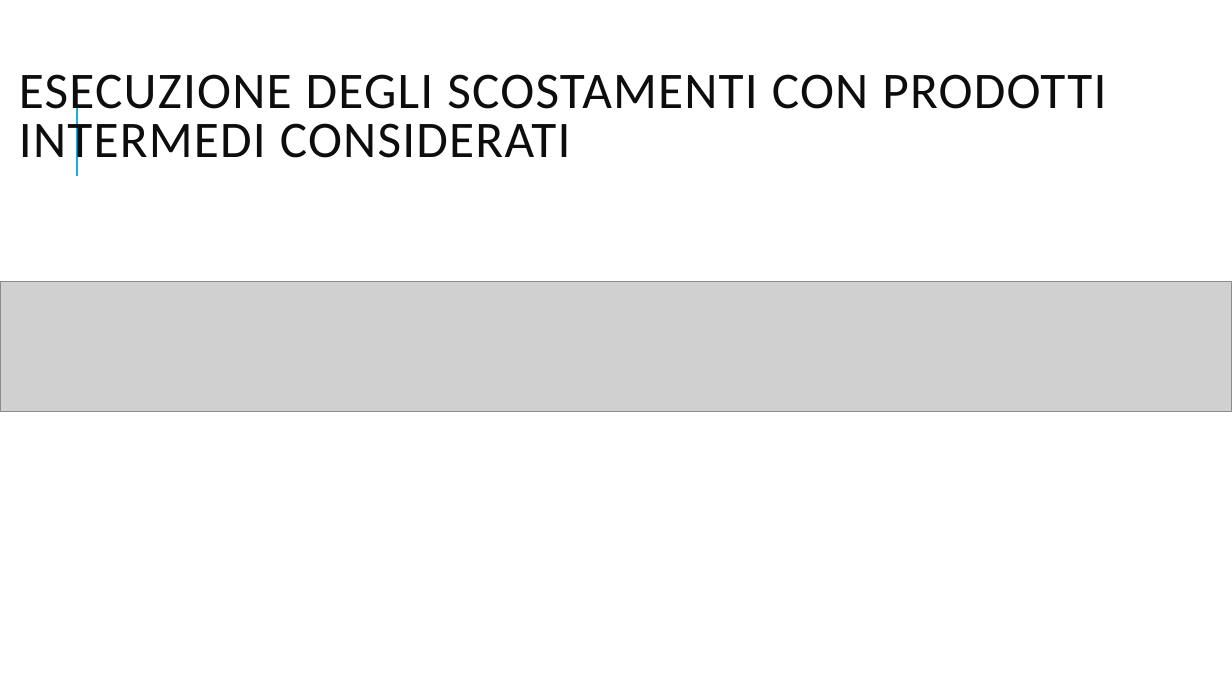
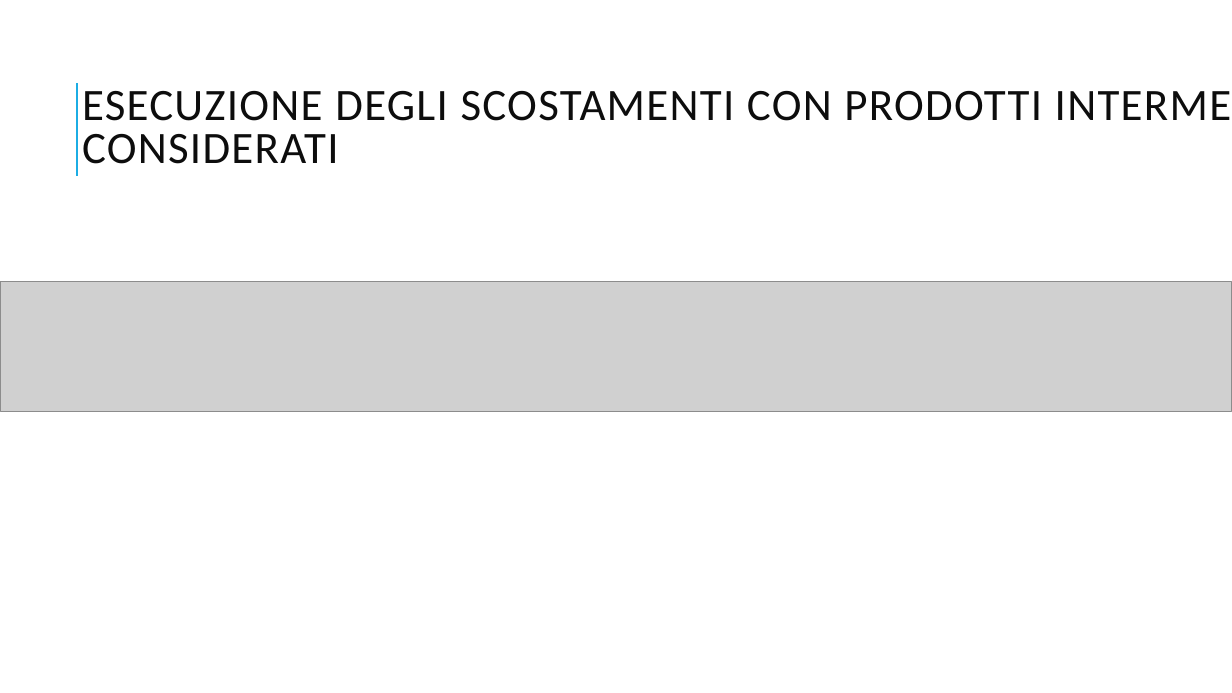
Before and after one commit to VinciGit00/SCGProject, a slide deck: slide 12 of Document/PresentazioneProgetto.pptx. Drawn at 1232x693 pixels with LibreOffice and Linux fonts; fonts in the diff are those of the drawing; grey boxes stand for pictures. Boxes give left, top, right and bottom in pixels: in the first picture for what was removed or moved away, otherwise in the second. Text is boxed around its words. In the diff, an @@ line names an element or a change of style, - is before the commit and + after.

Commit message:
range per gli scostamenti

```diff
--- a/Document/PresentazioneProgetto.pptx
+++ b/Document/PresentazioneProgetto.pptx
@@ title "ESECUZIONE DEGLI SCOSTAMENTI CON PRODOTTI ...": place and size @@
-title "ESECUZIONE DEGLI SCOSTAMENTI CON PRODOTTI ..." at <box>19,74,1106,170</box>
+title "ESECUZIONE DEGLI SCOSTAMENTI CON PRODOTTI ..." at <box>82,91,1042,164</box>
@@ title "ESECUZIONE DEGLI SCOSTAMENTI CON PRODOTTI ..." at <box>82,91,1042,164</box>: size 40 to 35 pt @@
```
Also in this commit, not shown: 1 other slide changed, 2 slides added, 1 slide removed, 3 other files.
